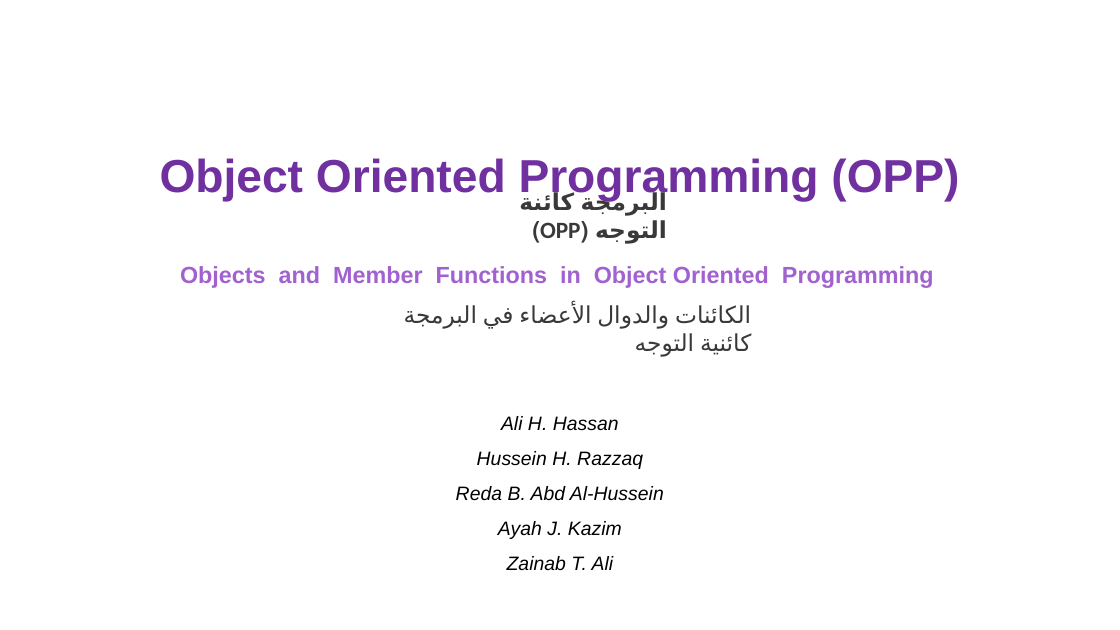
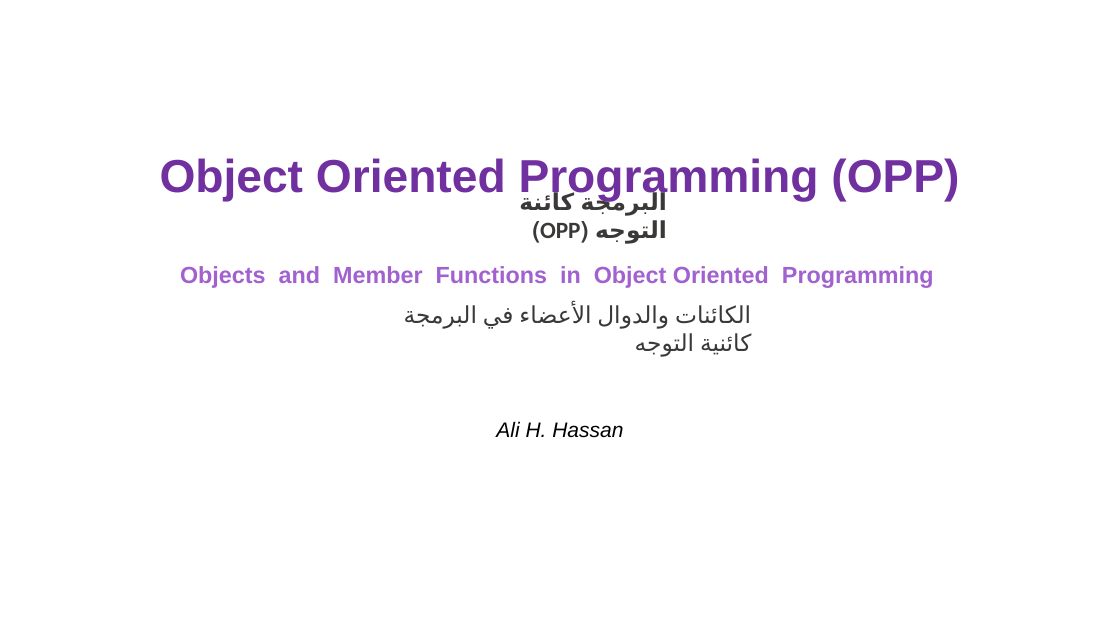
Before and after one commit to Ali-Haider8/University-Assignments, a slide deck: slide 1 of عرض_تقديمي_البرمجة_التغليف.pptx. Drawn at 1120x630 pixels with LibreOffice and Linux fonts; fonts in the diff are those of the drawing. Boxes give left, top, right and bottom in pixels: in the first picture for what was removed or moved away, otherwise in the second. Text is boxed around its words. In the diff, an @@ line names an element or a change of style, - is before the commit and + after.

```diff
--- a/عرض_تقديمي_البرمجة_التغليف.pptx
+++ b/عرض_تقديمي_البرمجة_التغليف.pptx
@@ text "Ali H. Hassan" at (496, 421, 623, 438): size 16.6 to 18 pt; line spacing 1 to 1.2 @@
@@ text at (456, 451, 664, 570): paragraphs removed @@
-Hussein H. Razzaq
-Reda B. Abd Al-Hussein
-Ayah J. Kazim
-Zainab T. Ali
```
Also in this commit, not shown: 4 other files.
